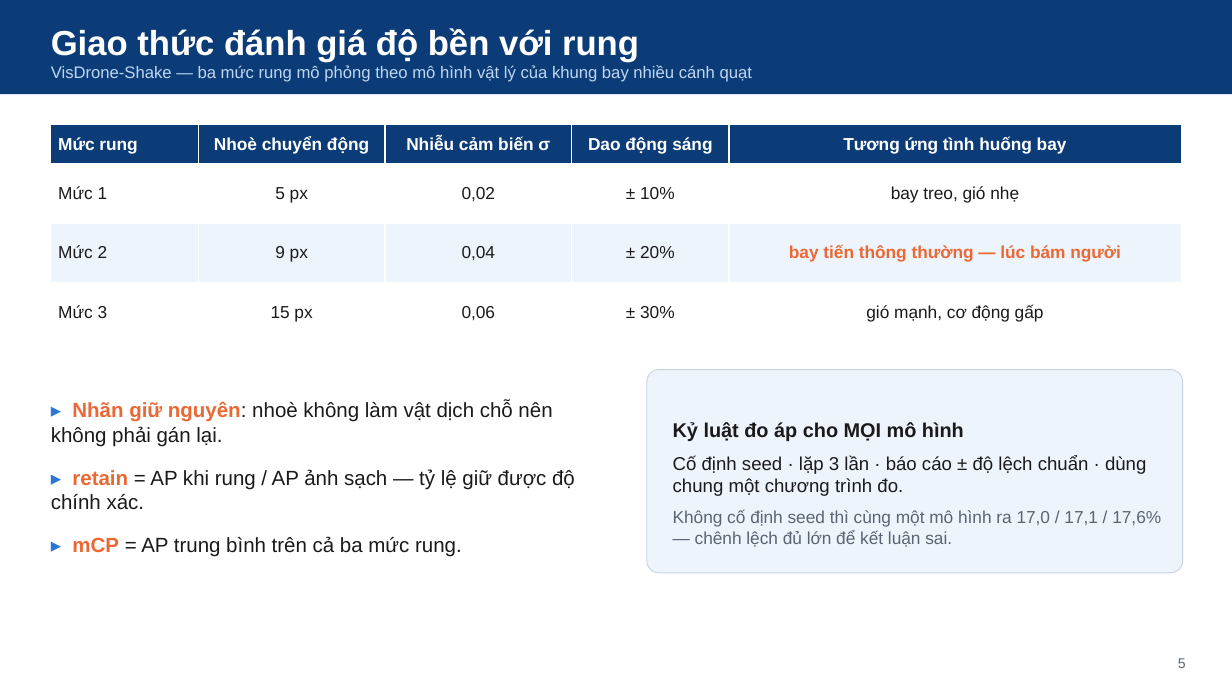
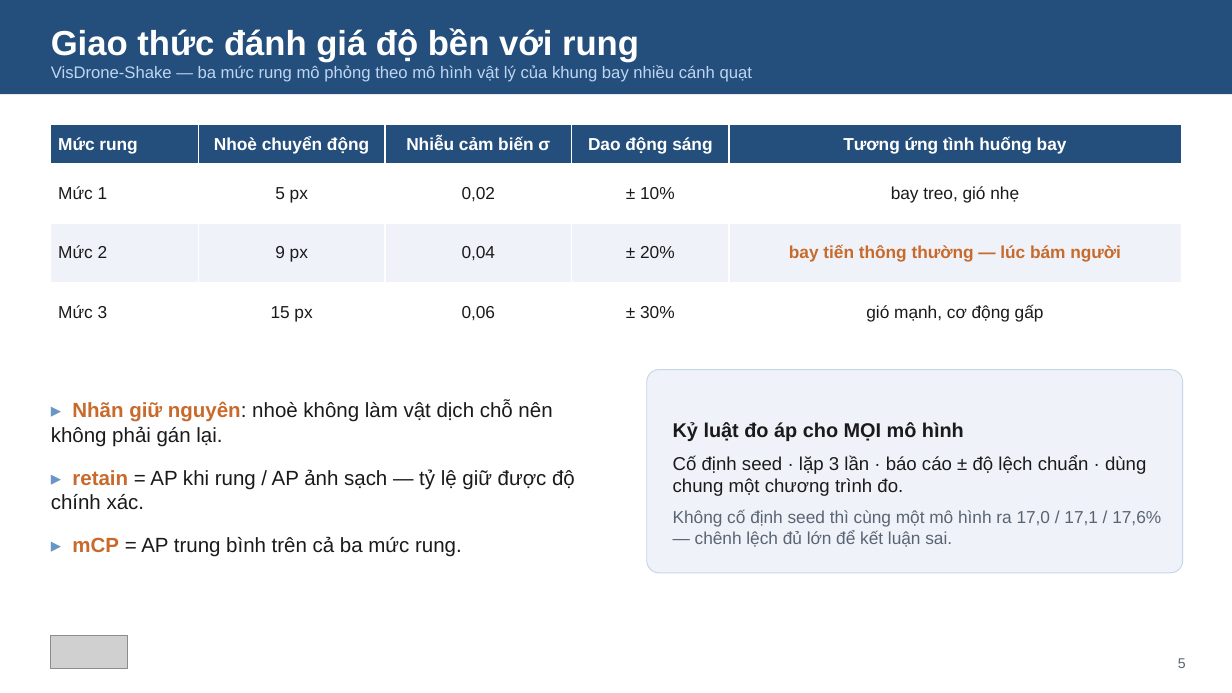
Before and after one commit to NhanHuynh2006/Drone_Following, a slide deck: slide 5 of nckh_SV2026-474/slides/SteadyDet-N_nghiem_thu_nhe.pptx. Drawn at 1232x693 pixels with LibreOffice and Linux fonts; fonts in the diff are those of the drawing; grey boxes stand for pictures. Boxes give left, top, right and bottom in pixels: in the first picture for what was removed or moved away, otherwise in the second. Text is boxed around its words. In the diff, an @@ line names an element or a change of style, - is before the commit and + after.

```diff
--- a/nckh_SV2026-474/slides/SteadyDet-N_nghiem_thu_nhe.pptx
+++ b/nckh_SV2026-474/slides/SteadyDet-N_nghiem_thu_nhe.pptx
@@ rectangle "Giao thức đánh giá độ ..." at <box>0,0,1232,94</box>: fill #0B3C78 to #244E7C @@
@@ table at <box>51,125,1181,342</box> @@
@@ fill #0B3C78 to #244E7C in row 1 @@
@@ fill #EEF4FC to #EFF3F9 in row 3 @@
@@ text colour #EB6834 to #C86A2C in "bay tiến thông thường — lúc bám ..." @@
@@ text "▸ Nhãn giữ nguyên: nhoè ..." at <box>51,401,575,557</box>: text colour #2A78D6 to #6B95C5 in "▸", "▸", "▸"; text colour #EB6834 to #C86A2C in "Nhãn giữ nguyên:", "retain", "mCP" @@
@@ picture added at <box>51,636,128,669</box> @@
```
Also in this commit, not shown: 24 other slides changed, 23 other files.
